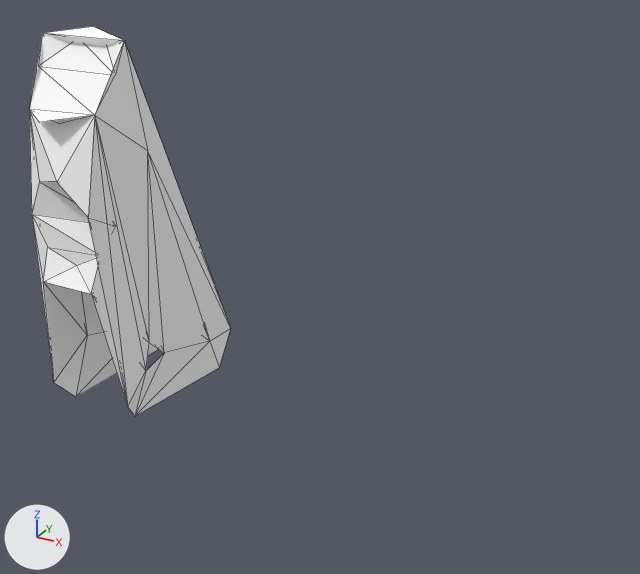
One commit to the COLLADA model aero_description/aero_four_legs/models/urdf/aero_upper_meshes/RARM_INDEX_LINK3_mesh.dae: the scene before it, then after it.
Camera for both pictures: a 50 mm lens placed at (0.026, -0.0633, 0.0099), pointed at (0.0009, -0.0175, -0.013). Every picture has the same lights, and +X, +Y and +Z are marked at lower left. Mesh edges are drawn as thin lines. Vertices at the same position are counted once.

Script lines for the objects in view, before the commit:
```python
me_rarm_index_link3 = bpy.data.meshes.new('RARM_INDEX_LINK3')
me_rarm_index_link3.from_pydata(...)  # 50 vertices, 92 faces; spans x -0.0187..-0.0107, y -0.0247..-0.0097, z -0.0249..0.0024
me_rarm_index_link3.materials.append(mat_blinn20)  # white #ffffff
ob_rarm_index_link3 = bpy.data.objects.new('RARM_INDEX_LINK3', me_rarm_index_link3)
ob_rarm_index_link3.location = (0.0, 0.0, 0.0)
```
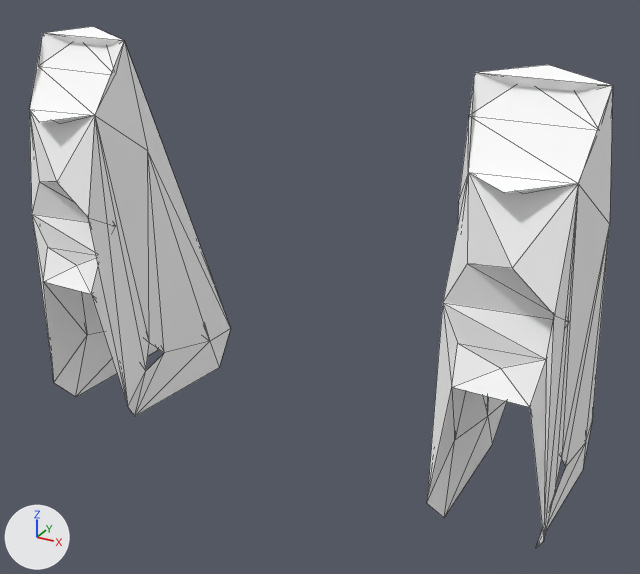
The newer file is also rescaled (x0.01) as a whole; pictures and numbers use the older file's frame.

What changed in the scene script:
```text
Add mat_m1blinn21:
    mat_m1blinn21 = principled_material('m1blinn21')
    mat_m1blinn21.base_color = (1.0, 1.0, 1.0)  # white #ffffff
    mat_m1blinn21.roughness = 0.64
Add mat_m0blinn20:
    mat_m0blinn20 = principled_material('m0blinn20')
    mat_m0blinn20.base_color = (1.0, 1.0, 1.0)  # white #ffffff
    mat_m0blinn20.roughness = 0.64
Change me_rarm_index_link3:
    used by ob_rarm_index_link3; location = (0.0, 0.0, 0.0)
    remove me_rarm_index_link3.from_pydata(...)  # 50 vertices, 92 faces; spans x -0.0187..-0.0107, y -0.0247..-0.0097, z -0.0249..0.0024
    remove me_rarm_index_link3.materials.append(mat_blinn20)  # white #ffffff
    add me_rarm_index_link3.from_pydata(...)  # 100 vertices, 184 faces; spans x -0.0187..0.0185, y -0.0247..-0.0097, z -0.0249..0.0024
    me_rarm_index_link3 part 1: the loose piece of 50 vertices spanning x -0.0187..-0.0107, y -0.0247..-0.0097, z -0.0249..0.0024 is copied, and the copy is moved by (0.0292, 0.0, 0.0), in mat_m1blinn21 (white #ffffff); it spans x 0.0105..0.0185, y -0.0247..-0.0097, z -0.0249..0.0024
    me_rarm_index_link3 part 2
    5 faces are deleted
    5 new faces join them, mat_m0blinn20 (white #ffffff)
    add me_rarm_index_link3.materials.append(mat_m0blinn20)  # white #ffffff
    add me_rarm_index_link3.materials.append(mat_m1blinn21)  # white #ffffff
```

Location of each change, (x1, y1, x2, y2) in pixels of the pictures (640 x 574 px; the box of a moved part takes in the faces that stretch with it):
'RARM_INDEX_LINK3', reshaped (188% wider, 34% taller)
    before: (29, 26, 231, 416)
    after: (29, 26, 613, 547)
part 1 of me_rarm_index_link3, added
    after: (427, 65, 613, 547)
part 2 of me_rarm_index_link3, moved or reshaped
    both: (128, 328, 231, 416)
